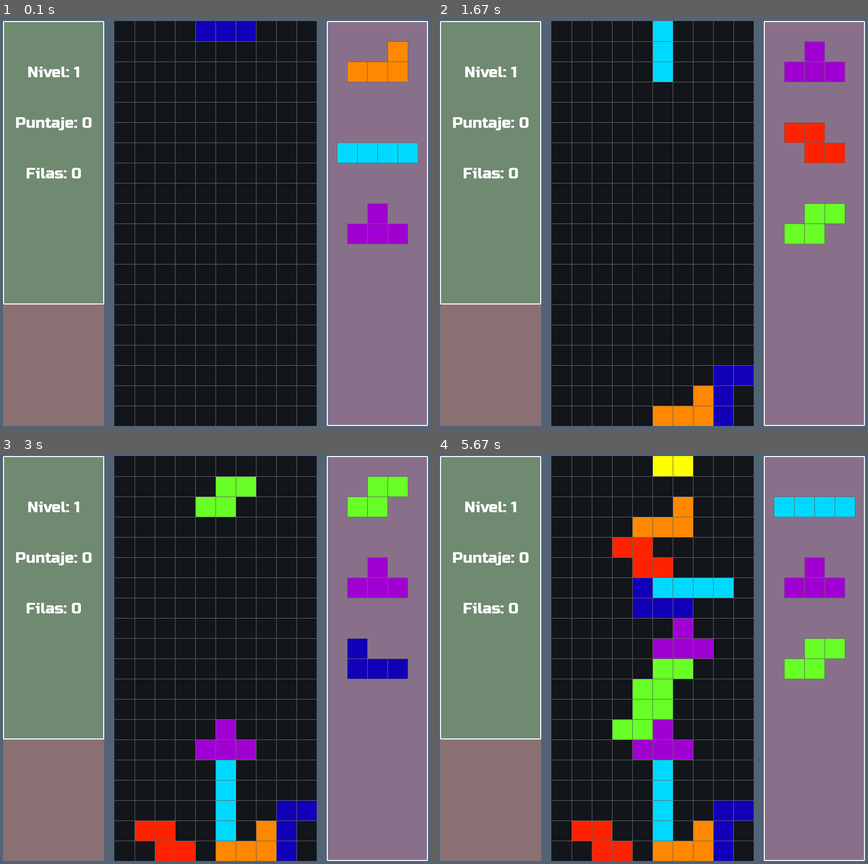
Above: before the commit, frames 1-4 (two rows, left to right).
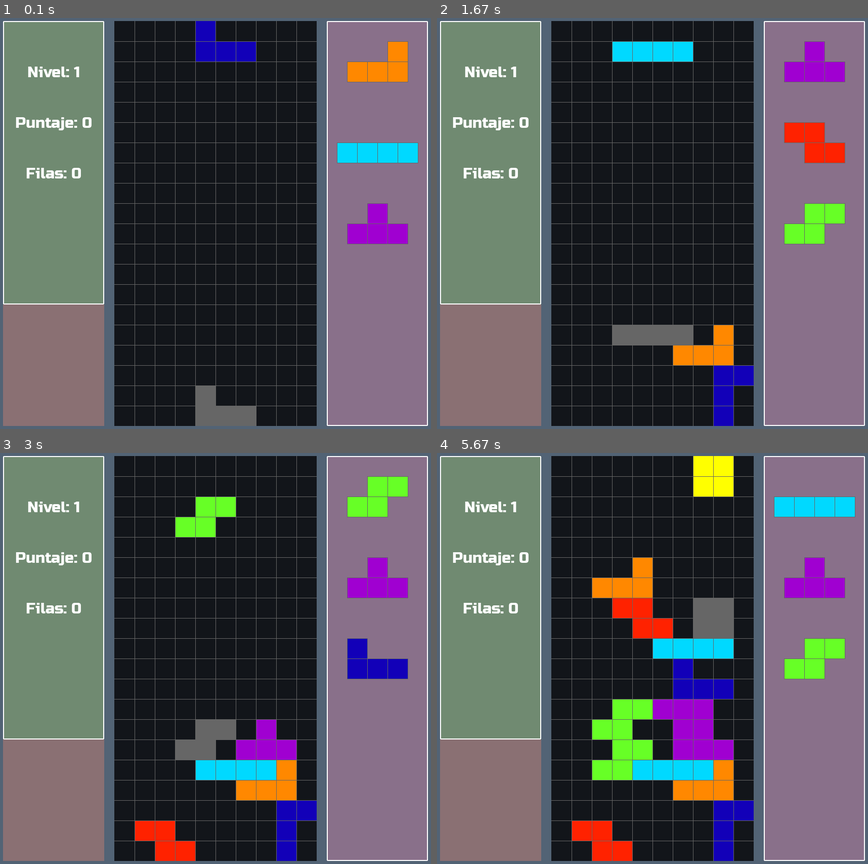
Above: after the commit, the same moments.

Repository: matiasmasjuan/Tetris-Pygame
Game: pygame game, started from main.py
The game is run twice, just before and just after one commit, with the same random seed, the same clock (stepped at 60 frames per second) and the same inputs.
Inputs:
- Up to frame 1 (0.1 s): no input
- Up to frame 2 (1.67 s): hold Ctrl 0.33-0.8 s; hold Right 0.33-0.8 s; hold Right 0.83-1.3 s; tap Space at 0.9, 1.2, 1.4 s; hold Up 1.33-1.63 s
- Up to frame 3 (3 s): hold Right 1.67-2.13 s; tap Space at 1.73, 2.03, 2.23, 2.53, 2.8 s; hold Left 2.17-2.7 s; hold Down from 2.73 s (still down)
- Up to frame 4 (5.67 s): release Down at 3.03 s; hold Left 3.07-3.47 s; tap Space at 3.13, 3.43, 3.57, 3.97, 4.27, 4.63, 5.03, 5.33, 5.53 s; hold Up 3.5-3.87 s; hold Right 3.9-4.53 s; hold Down 4.57-4.93 s; hold Left 4.97-5.43 s; hold Right from 5.47 s (still down)

The runs differ from the first frame. In frame 1, 2.0% of the frame differs, in the area x 45-60%, y 0-100%; in frame 2, 3.7%; in frame 3, 5.7%; in frame 4, 16%, in the area x 36-69%, y 0-100%.

Commit message:
:bust_in_silhouette: Add Shadow to Tetromino

Diff:
--- a/block.py
+++ b/block.py
@@ -26,7 +26,7 @@
         return field_matrix[int(self.pos.y)][new_pos_x] != 0
 
     def check_vertical_collide(self, new_pos_y: int, field_matrix: list[list[type['Block']]]) -> bool:
-        if new_pos_y >= ROWS:
+        if new_pos_y >= ROWS or new_pos_y < 0:
             return True
 
         return new_pos_y >= 0 and field_matrix[new_pos_y][int(self.pos.x)] != 0
--- a/game.py
+++ b/game.py
@@ -69,20 +69,20 @@
 
         if not self.timers['HORIZONTAL_MOVE'].active:
             if keys[pygame.K_LEFT]:
-                self.tetromino.move_horizontal(-1)
+                self.move_horizontal(-1)
                 self.timers['HORIZONTAL_MOVE'].activate()
 
             elif keys[pygame.K_RIGHT]:
-                self.tetromino.move_horizontal(1)
+                self.move_horizontal(1)
                 self.timers['HORIZONTAL_MOVE'].activate()
 
         if not self.timers['ROTATE'].active:
             if keys[pygame.K_UP]:
-                self.tetromino.rotate(270)
+                self.rotate(-90)
                 self.timers['ROTATE'].activate()
 
             elif keys[pygame.K_LCTRL] or keys[pygame.K_z]:
-                self.tetromino.rotate(90)
+                self.rotate(90)
                 self.timers['ROTATE'].activate()
 
         if not self.down_pressed and keys[pygame.K_DOWN]:
@@ -105,17 +105,12 @@
         self.check_game_over()
         self.check_fininshed_rows()
         next_shape = self.get_next_shape()
-
-        self.tetromino = Tetromino(
-            next_shape,
-            self.sprites,
-            self.field_matrix
-        )
+        self.tetromino = Tetromino(next_shape, self.sprites, self.field_matrix)
 
     def check_game_over(self) -> None:
         if self.tetromino:
             for block in self.tetromino.blocks:
-                if block.pos.y < 0:
+                if block.pos.y <= 0:
                     self.game_over()
 
     def check_fininshed_rows(self) -> None:
@@ -140,11 +135,14 @@
 
             self.calculate_score(len(clear_rows))
 
-
-
-
     def move_down(self) -> bool:
         return self.tetromino.move_down(self.create_new_tetromino)
+
+    def move_horizontal(self, x: int) -> None:
+        self.tetromino.move_horizontal(x)
+
+    def rotate(self, degrees: int) -> None:
+        self.tetromino.rotate(degrees)
 
     def update_timer(self) -> None:
         for timer in self.timers.values():
--- a/parameters.py
+++ b/parameters.py
@@ -18,7 +18,7 @@
 WINDOW_WIDTH = GAME_WIDTH + LEFT_SIDEBAR_WIDTH + RIGHT_SIDEBAR_WIDTH + 4 * WINDOW_PADDING
 WINDOW_HEIGHT = GAME_HEIGHT + WINDOW_PADDING * 2
 
-BLOCK_OFFSET_POSITION = pygame.Vector2(COLUMNS // 2, 0)
+BLOCK_OFFSET_POSITION = pygame.Vector2(COLUMNS // 2, 1)
 SEQUENCE_OFFSET_SIZE = CELL_SIZE // 2
 HORIZONTAL_MOVE_WAIT_TIME = 150
 HARD_DROP_WAIT_TIME = 300
@@ -52,6 +52,7 @@
     'GREEN': '#67ff26',
     'RED': '#ff2200',
     'MAGENTA': '#a000d1',
+    'SHADOW': '#666666'
 }
 
 TETROMINOS = {
--- a/tetromino.py
+++ b/tetromino.py
@@ -6,33 +6,45 @@
         self.shape = shape
         self.block_positions = TETROMINOS[shape]['shape']
         self.color = TETROMINOS[shape]['color']
+        self.group = group
+        self.shadow = [Block(group, pygame.Vector2(pos[0], pos[1]+4), COLORS['SHADOW']) for pos in self.block_positions]
         self.blocks = [Block(group, pygame.Vector2(pos), self.color) for pos in self.block_positions]
         self.field_matrix = field_matrix
+        self.recalculate_shadow_blocks_positions()
 
-    def move_horizontal_collide(self, x: int) -> bool:
+    def recalculate_shadow_blocks_positions(self) -> None:
+        for i in range(len(self.shadow)):
+            self.shadow[i].pos = self.blocks[i].pos.copy()
+        while not self.move_vertical_collide(1, self.shadow):
+            for block in self.shadow:
+                block.move_down()
+
+    def move_horizontal_collide(self, x: int, blocks: list[Block]) -> bool:
         collisions = set(block.check_horizontal_collide(int(block.pos.x + x), self.field_matrix)
-                        for block in self.blocks)
+                        for block in blocks)
         return True in collisions
 
-    def move_vertical_collide(self, y: int) -> bool:
+    def move_vertical_collide(self, y: int, blocks: list[Block]) -> bool:
         collisions = set(block.check_vertical_collide(int(block.pos.y + y), self.field_matrix)
-                        for block in self.blocks)
+                        for block in blocks)
         return True in collisions
 
-    def rotate_collide(self, new_pos: list[pygame.Vector2]) -> bool:
+    def rotate_collide(self, new_pos: list[pygame.Vector2], blocks: list[Block]) -> bool:
         horizontal_collisions = set(block.check_horizontal_collide(int(new_pos[i][0]), self.field_matrix)
-                                    for i, block in enumerate(self.blocks))
+                                    for i, block in enumerate(blocks))
         vertical_collisions = set(block.check_vertical_collide(int(new_pos[i][1]), self.field_matrix)
-                                    for i, block in enumerate(self.blocks))
+                                    for i, block in enumerate(blocks))
         return True in horizontal_collisions.union(vertical_collisions)
 
     def move_horizontal(self, x: int) -> None:
-        if not self.move_horizontal_collide(x):
+        if not self.move_horizontal_collide(x, self.blocks):
             for block in self.blocks:
                 block.move_horizontal(x)
+            self.recalculate_shadow_blocks_positions()
+
 
     def move_down(self, create_new_tetromino: callable) -> bool:
-        if not self.move_vertical_collide(1):
+        if not self.move_vertical_collide(1, self.blocks):
             for block in self.blocks:
                 block.move_down()
             return True
@@ -40,6 +52,8 @@
         else:
             for block in self.blocks:
                 self.field_matrix[int(block.pos.y)][int(block.pos.x)] = block
+            for block in self.shadow:
+                block.kill()
 
             create_new_tetromino()
             return False
@@ -48,6 +62,7 @@
         if self.shape != 'O':
             center_pos = self.blocks[0].pos
             new_block_positions = [block.rotate(center_pos, degrees) for block in self.blocks]
-            if not self.rotate_collide(new_block_positions):
+            if not self.rotate_collide(new_block_positions, self.blocks):
                 for i, block in enumerate(self.blocks):
                     block.pos = new_block_positions[i]
+                self.recalculate_shadow_blocks_positions()
